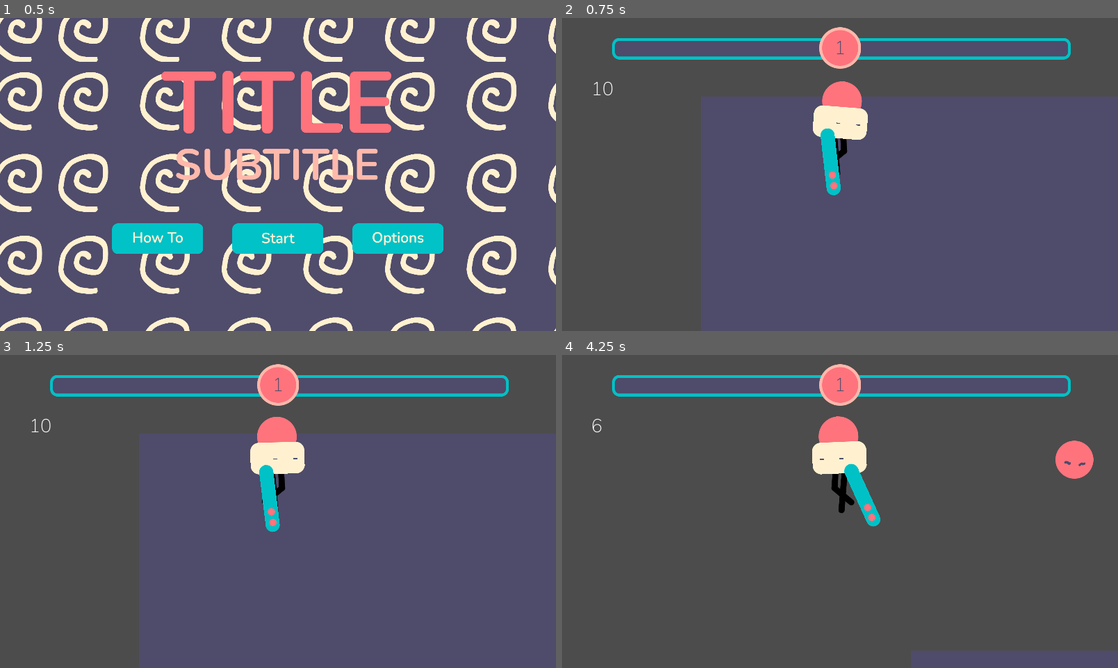
Above: before the commit, frames 1-4 (two rows, left to right).
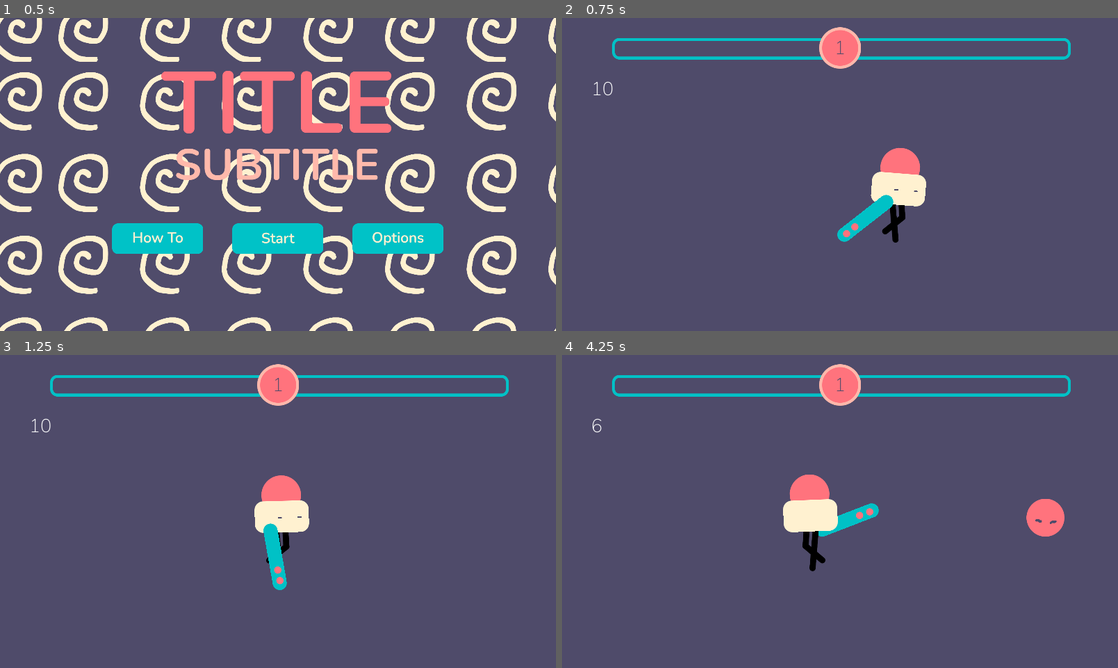
Above: after the commit, the same moments.

Repository: joscco/Dicity
Game: Godot game, scene res://StartScene/StartScene.tscn
The game is run twice, just before and just after one commit, with the same random seed, the same clock (stepped at 60 frames per second) and the same inputs. Sound files missing from this copy of the repository are replaced by a short silence.
Inputs (mouse positions are in pixels of both pictures, inside the frame that each line leads up to):
- Up to frame 1 (0.5 s): no input
- Up to frame 2 (0.75 s): click (840, 240) at 0.5 s
- Up to frame 3 (1.25 s): no input
- Up to frame 4 (4.25 s): move the mouse to (812, 574) at 1.27 s; press the mouse at (812, 574) at 1.28 s; hold Up (up) 1.28-2.78 s; move the mouse to (1006, 558) at 2.02 s; release the mouse at (1006, 558) at 2.03 s; click (1006, 558) at 2.1 s; move the mouse to (673, 464) at 2.77 s; press the mouse at (673, 464) at 2.78 s; hold Left (left) from 2.78 s (still down); move the mouse to (867, 511) at 3.52 s; release the mouse at (867, 511) at 3.53 s; click (867, 511) at 3.6 s

Frame 1 is identical in both runs. In frame 2, 42% of the frame differs, in the area x 0-100%, y 0-100%; in frame 3, 41%; in frame 4, 92%.

Commit message:
T9: Add XP Sucking

Diff:
--- a/GameScene/Characters/Player.gd
+++ b/GameScene/Characters/Player.gd
@@ -82,6 +82,4 @@
 # Pickup XP
 func _on_XP_pickuparea_area_entered(area):
 	if area.is_in_group("xp"):
-		SoundManager.playSound("blip")
-		GameManager.addXP(1)
-		area.queue_free()
+		area.startFollowing(self)
--- a/GameScene/GUI/CameraController.gd
+++ b/GameScene/GUI/CameraController.gd
@@ -2,5 +2,7 @@
 
 onready var player = get_node("../Characters/Player")
 
+const OFFSET = 200
+
 func _process(delta):
-	position = player.position
+	position = player.position - Vector2(0, OFFSET)
--- a/GameScene/GUI/UIController.gd
+++ b/GameScene/GUI/UIController.gd
@@ -6,5 +6,5 @@
 
 func _process(delta):
 	ammoCount.text = str(GameManager.ammo)
-	levelBar.value = 100 * (float(GameManager.xp) / float(GameManager.get_required_xp()))
+	levelBar.value = 100 * (float(GameManager.xp) / float(GameManager.getRequiredXP()))
 	levelCount.text = str(GameManager.level)
--- a/GameScene/GameScene.tscn
+++ b/GameScene/GameScene.tscn
@@ -11,7 +11,6 @@
 
 [node name="Background" type="CanvasLayer" parent="."]
 layer = -100
-follow_viewport_enable = true
 
 [node name="ColorRect" type="ColorRect" parent="Background"]
 anchor_right = 1.0
@@ -20,6 +19,7 @@
 
 [node name="Camera2D2" type="Camera2D" parent="."]
 current = true
+smoothing_enabled = true
 script = ExtResource( 7 )
 
 [node name="GUI" parent="." instance=ExtResource( 1 )]
--- /dev/null
+++ b/GameScene/Objects/ExperiencePoint.gd
@@ -0,0 +1,16 @@
+extends Area2D
+
+var aim: KinematicBody2D = null
+
+func startFollowing(player: KinematicBody2D):
+	aim = player
+
+func _process(delta):
+	if aim != null:
+		var distance = (aim.position - position).length()
+		if distance < 20:
+			SoundManager.playSound("blip")
+			GameManager.addXP(1)
+			queue_free()
+		else:
+			position = lerp(position, aim.position, 20/distance)
--- a/GameScene/Objects/ExperiencePoint.tscn
+++ b/GameScene/Objects/ExperiencePoint.tscn
@@ -1,10 +1,12 @@
-[gd_scene load_steps=3 format=2]
+[gd_scene load_steps=4 format=2]
 
 [ext_resource path="res://Assets/Graphics/xp.png" type="Texture" id=1]
+[ext_resource path="res://GameScene/Objects/ExperiencePoint.gd" type="Script" id=2]
 
 [sub_resource type="CircleShape2D" id=1]
 
 [node name="Node2D" type="Area2D" groups=["xp"]]
+script = ExtResource( 2 )
 
 [node name="CollisionShape2D" type="CollisionShape2D" parent="."]
 shape = SubResource( 1 )
--- a/GameScene/Objects/LevelUpScreen.tscn
+++ b/GameScene/Objects/LevelUpScreen.tscn
@@ -5,7 +5,17 @@
 
 [node name="LevelUpScreen" type="Control"]
 pause_mode = 2
+anchor_right = 1.0
+anchor_bottom = 1.0
 script = ExtResource( 1 )
 
 [node name="Texture" type="TextureRect" parent="."]
+anchor_left = 0.5
+anchor_top = 0.5
+anchor_right = 0.5
+anchor_bottom = 0.5
+margin_left = -148.0
+margin_top = -53.5
+margin_right = 148.0
+margin_bottom = 53.5
 texture = ExtResource( 2 )
--- a/Singletons/GameManager.gd
+++ b/Singletons/GameManager.gd
@@ -46,18 +46,14 @@
 
 func addXP(amount: int):
 	xp += amount
-	if xp > get_required_xp():
+	if xp > getRequiredXP():
 		levelUp()
 
-func get_required_xp() -> int:
+func getRequiredXP() -> int:
 	return level * 2
 
 func levelUp():
 	level += 1
-	yield(get_tree(), "idle_frame")
-	showLevelUp()
-
-func showLevelUp():
 	xp = 0
 	levelUpScreen.show()
 	get_tree().paused = true
